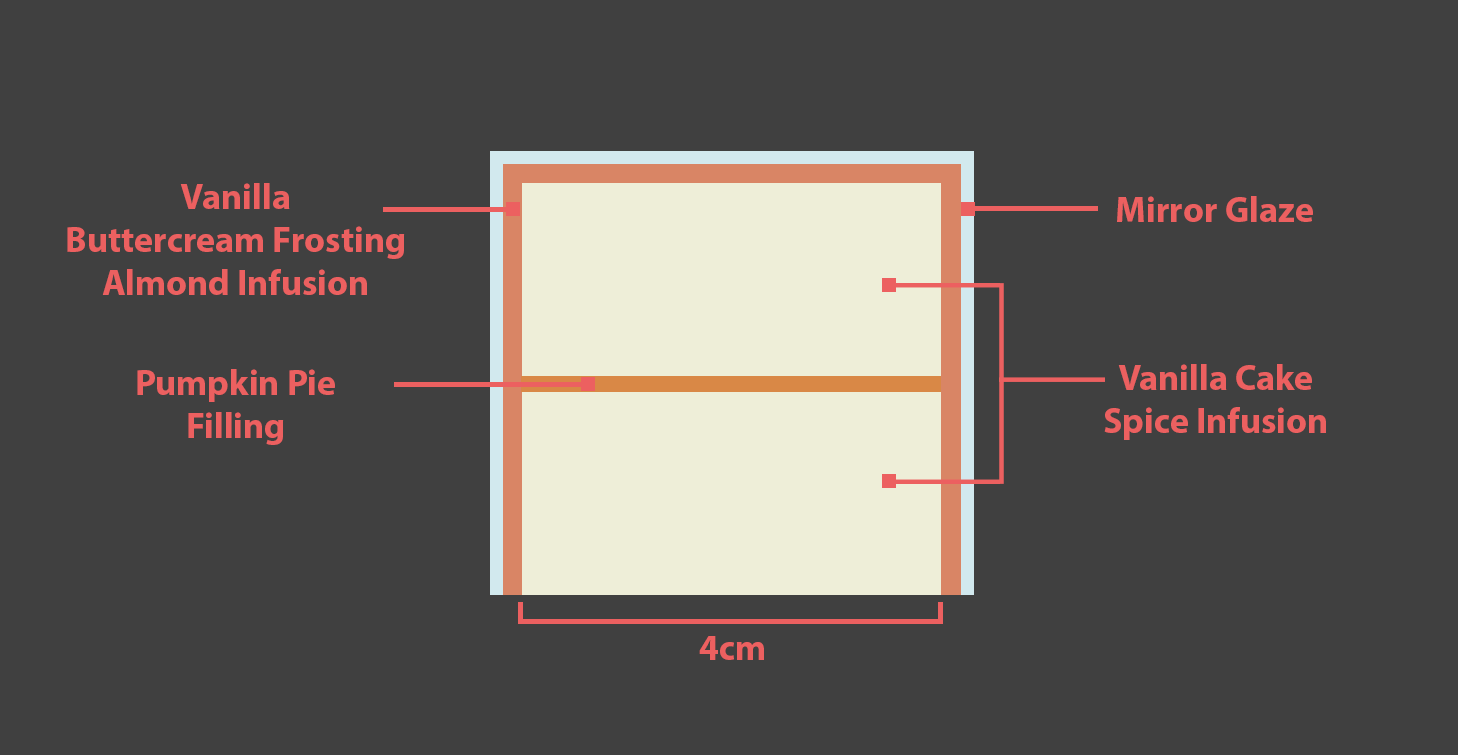
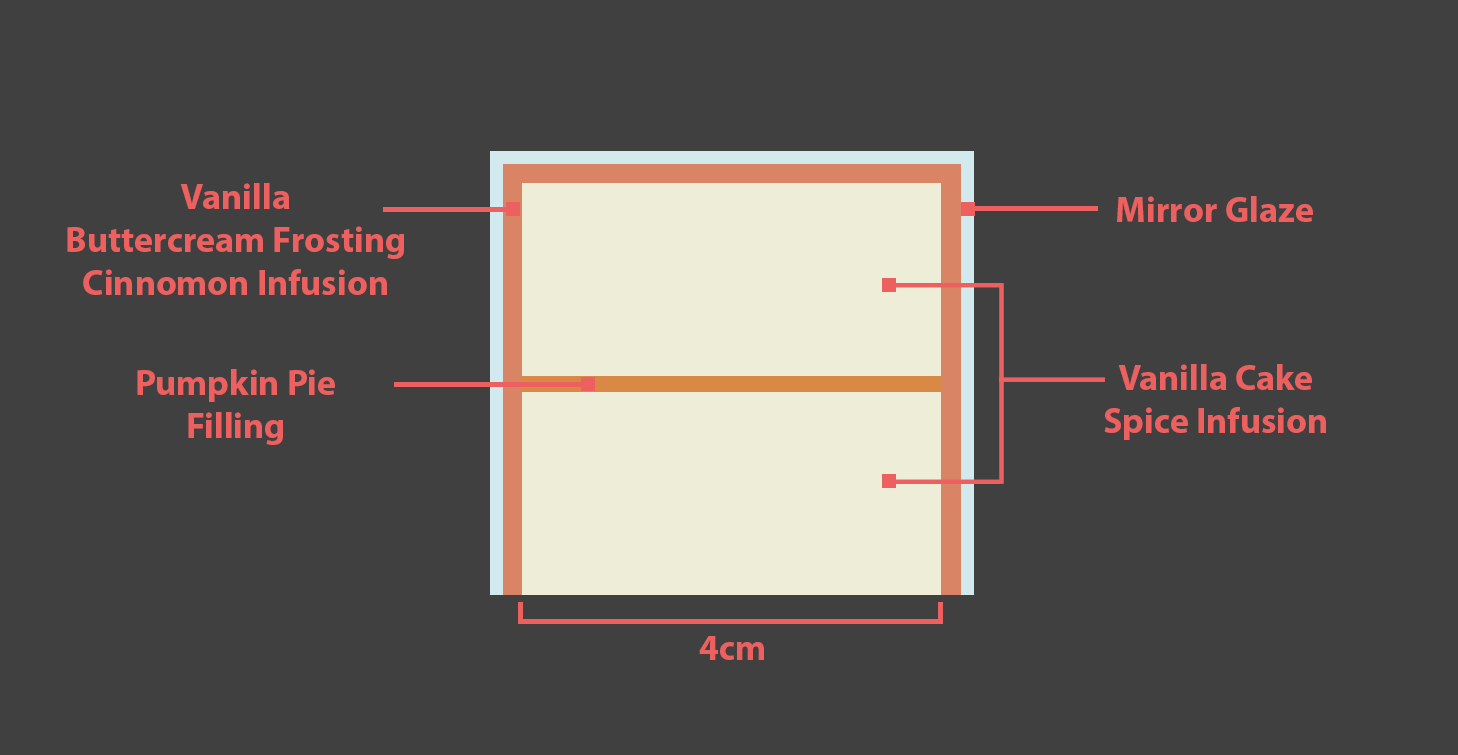
Layers edited between the first and the second w=1458, h=755 image:
renamed "Vanilla Buttercream Frosting Almond Infusion" to "Vanilla Buttercream Frosting Cinnomon Infusion", painted on it over (x1=83, y1=269, x2=387, y2=295)
